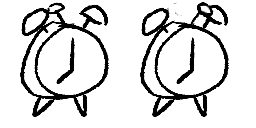
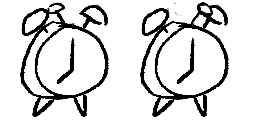
Layers edited between the first and the second 256px x 128px image:
painted on "Sprite 1" over box(24, 5, 105, 112)
painted on "Sprite 2" over box(144, 5, 225, 112)
